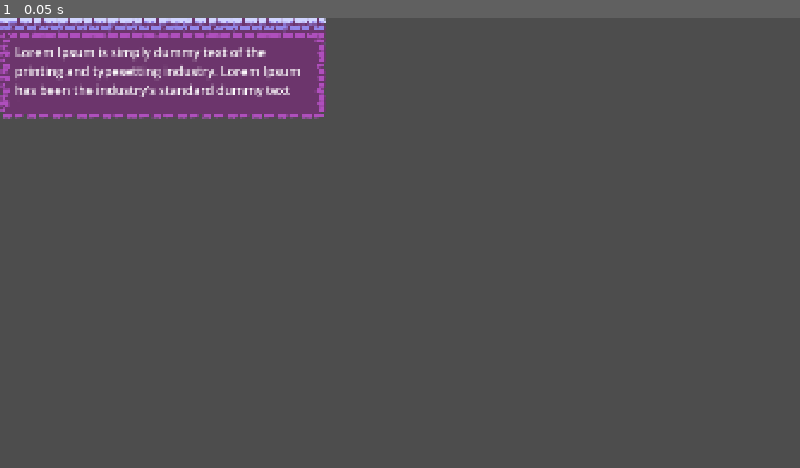
Above: before the commit, frame 1.
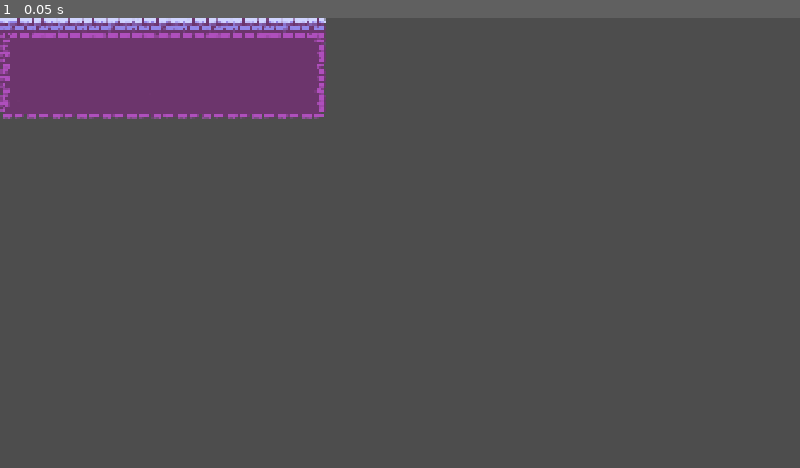
Above: after the commit, the same moment.

Repository: ADON15c/Spell-Hook
Game: Godot game, scene res://scenes/ui/Textbox/textbox.tscn
Same seed, same stepped clock (60 frames per second), same inputs: the game is played once before the commit and once after it. This scene is started directly instead of the project's main scene.
Inputs:
- Up to frame 1 (0.05 s): no input

The runs differ from the first frame. In frame 1, 1.2% of the frame differs, in the area x 1-38%, y 6-18%.

Commit message:
Added Textbox font

Diff:
--- /dev/null
+++ b/scenes/ui/Textbox/textbox.gd
@@ -0,0 +1,13 @@
+@tool
+extends NinePatchRect
+
+@onready var label: Label = $Label
+
+@export_multiline var text: String = "":
+	set(value):
+		text = value
+		if is_node_ready():
+			label.text = text
+
+func _ready():
+	label.text = text
--- a/scenes/ui/Textbox/textbox.tscn
+++ b/scenes/ui/Textbox/textbox.tscn
@@ -1,6 +1,8 @@
-[gd_scene load_steps=2 format=3 uid="uid://d2e5ya28rpubf"]
+[gd_scene load_steps=4 format=3 uid="uid://d2e5ya28rpubf"]
 
 [ext_resource type="Texture2D" uid="uid://c3bck248b5kt8" path="res://scenes/ui/Textbox/background.png" id="1_7tjrf"]
+[ext_resource type="Script" uid="uid://0lss7o4oly81" path="res://scenes/ui/Textbox/textbox.gd" id="2_cjpqd"]
+[ext_resource type="FontFile" uid="uid://ulc1xujlwna6" path="res://resources/fonts/Super Lobster.ttf" id="3_6cuc8"]
 
 [node name="Textbox" type="NinePatchRect"]
 offset_right = 780.0
@@ -12,19 +14,21 @@
 patch_margin_bottom = 60
 axis_stretch_horizontal = 1
 axis_stretch_vertical = 1
+script = ExtResource("2_cjpqd")
 
-[node name="RichTextLabel" type="Label" parent="."]
+[node name="Label" type="Label" parent="."]
 layout_mode = 1
 anchors_preset = -1
 anchor_right = 1.0
 anchor_bottom = 1.0
-offset_left = 35.0
+offset_left = 45.0
 offset_top = 60.0
-offset_right = -35.0
+offset_right = -45.0
 offset_bottom = -20.0
 grow_horizontal = 2
 grow_vertical = 2
-theme_override_font_sizes/font_size = 30
+theme_override_fonts/font = ExtResource("3_6cuc8")
+theme_override_font_sizes/font_size = 60
 text = "Lorem Ipsum is simply dummy text of the printing and typesetting industry. Lorem Ipsum has been the industry's  …(464 unchanged characters)…
 autowrap_mode = 3
 clip_text = true
Not shown, added: resources/fonts/Super Lobster Source.txt
Binary file added: resources/fonts/Super Lobster.ttf
Not shown, added: resources/fonts/Super Lobster.ttf.import
Not shown, added: scenes/ui/Textbox/textbox.gd.uid
